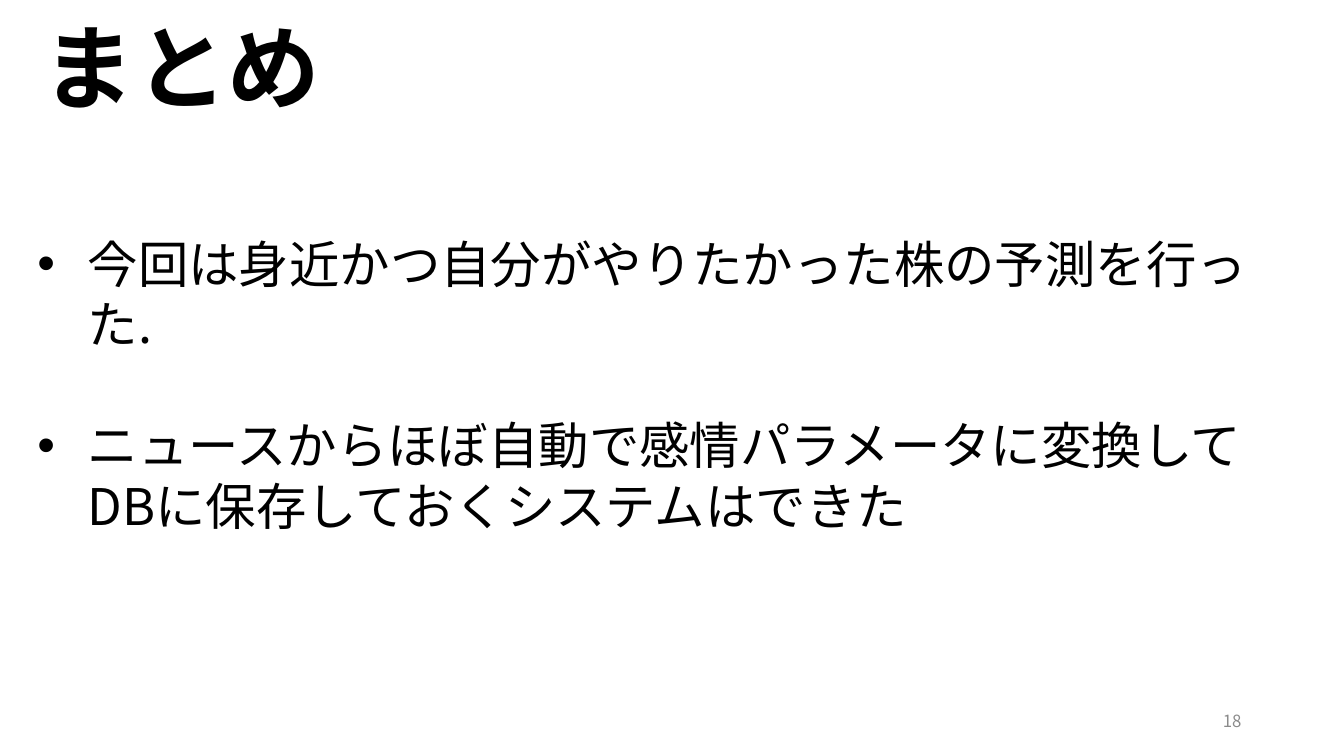
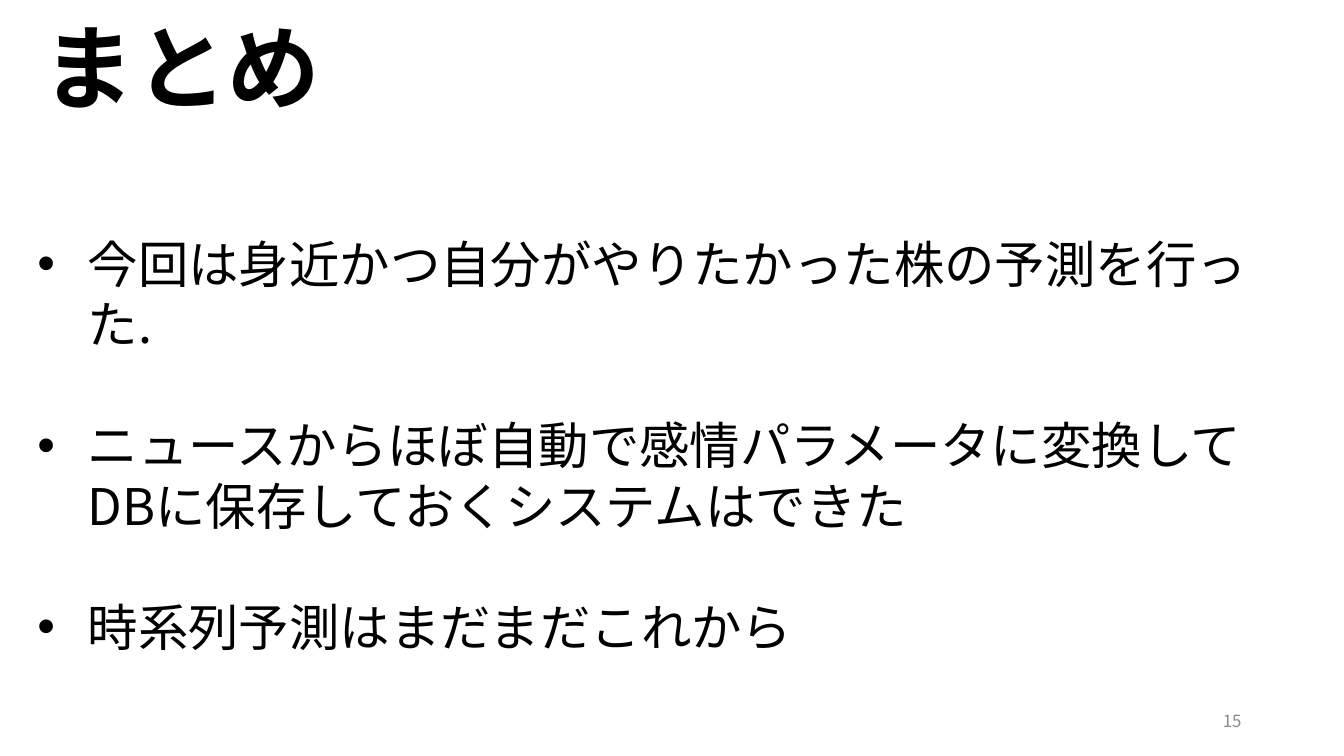
Before and after one commit to ryoww/PBL_stock, a slide deck: slide 15 of 最終報告.pptx (slide 18 before the commit). Drawn at 1344x756 pixels with LibreOffice and Linux fonts; fonts in the diff are those of the drawing. Boxes give left, top, right and bottom in pixels: in the first picture for what was removed or moved away, otherwise in the second. Text is boxed around its words. In the diff, an @@ line names an element or a change of style, - is before the commit and + after.

```diff
--- a/最終報告.pptx
+++ b/最終報告.pptx
@@ text at (88,603,793,650): paragraph added @@
+• 時系列予測はまだまだこれから
@@ page number at (1223,715,1242,727): text changed @@
-18
+15
```
Also in this commit, not shown: 11 other slides changed, 6 slides added, 1 slide removed, 1 other file.
